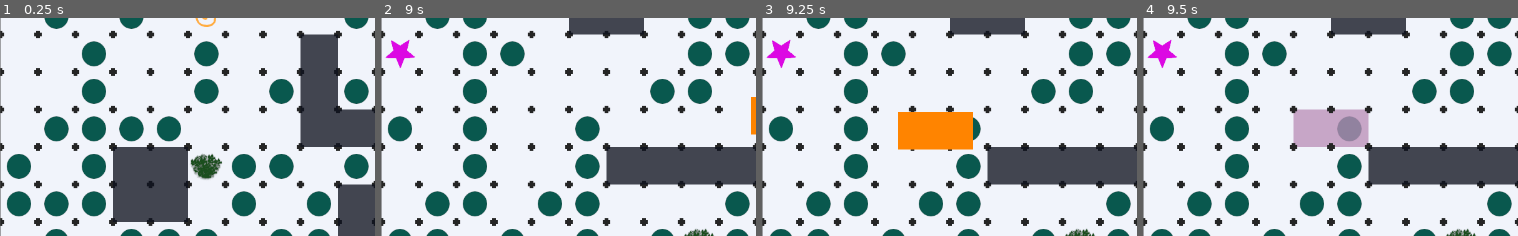
Above: before the commit, frames 1-4 (left to right).
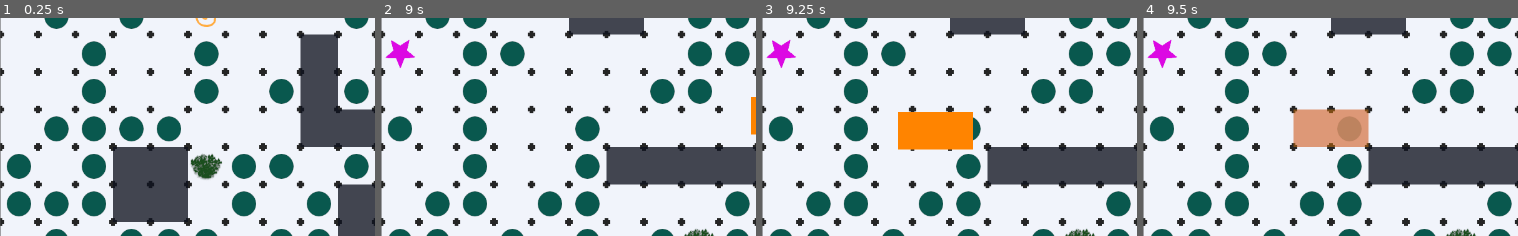
Above: after the commit, the same moments.

Repository: mDuo13/ld54
Game: Godot game, scene res://Scenes/PlayGame.tscn
Same seed, same stepped clock (60 frames per second), same inputs: the game is played once before the commit and once after it.
Inputs (mouse positions are % of the whole screen's width and height, from its top left):
- Up to frame 1 (0.25 s): no input
- Up to frame 2 (9 s): click "Next" at 0.5 s; click "Next" at 1.25 s; click "End" at 2 s; click "End" at 2.75 s; click "Next" at 3.5 s; click "End" at 4.25 s; tap Enter at 5, 6.5, 8 s; drag from (26, 52) to (60, 29) at 5.02 s; tap Space at 5.75, 7.25, 8.75 s; drag from (81, 67) to (26, 52) at 5.77 s; move the mouse to (17, 36) at 6.52 s; press the mouse at (17, 36) at 6.53 s; release the mouse at (17, 36) at 7.25 s; drag from (54, 52) to (17, 36) at 7.27 s; move the mouse to (33, 26) at 8.02 s; press the mouse at (33, 26) at 8.03 s; release the mouse at (33, 26) at 8.75 s; drag from (73, 46) to (26, 52) at 8.77 s
- Up to frame 3 (9.25 s): no input
- Up to frame 4 (9.5 s): no input
The pictures show only the part of the screen within x 1-51%, y 22-72%; the shares and areas given below are measured in that part.

Frames 1-3 are identical in both runs. In frame 4, 3.5% of the frame differs, in the area x 40-61%, y 41-60%.

Commit message:
lock pieces in place

Diff:
--- a/Scripts/piece_manager.gd
+++ b/Scripts/piece_manager.gd
@@ -22,12 +22,12 @@
 	piece_instance.set_position(coords)
 	add_child(piece_instance)
 	piece_instance.connect("piece_drop", get_node("../Plate")._on_piece_drop)
-	piece_instance.add_to_group("Pieces")
+	piece_instance.add_to_group("Unplaced Pieces")
 	return piece_instance
 
 func add_piece(piecetype:String = "") -> void:
 	# Note: this piece count doesn't work as we want if we freed pieces this frame
-	var piece_count = get_tree().get_nodes_in_group("Pieces").size()
+	var piece_count = get_tree().get_nodes_in_group("Unplaced Pieces").size()
 	var offset = Vector2(MARGIN, MARGIN + (piece_count*PIECE_HEIGHT) + (piece_count*MARGIN))
 	make_piece_at($Cart.position + offset, piecetype)
 
@@ -44,7 +44,7 @@
 
 
 func _on_pass_butt_pressed():
-	get_tree().call_group("Pieces", "queue_free")
+	get_tree().call_group("Unplaced Pieces", "queue_free")
 	make_bag()
 
 
--- a/Scripts/plate.gd
+++ b/Scripts/plate.gd
@@ -225,7 +225,10 @@
 	var _scored_specials = check_for_circled_specials()
 	#TODO: actually do score and animation stuff
 
-	piece.queue_free() #TODO: disable interactivity instead so the sprite stays
-	#get_node("../PieceManager").add_piece()
+	# snap piece's actual position & make it
+	piece.position = (Vector2i(piece.position+Vector2(30,30)) / Vector2i(60,60)) * Vector2i(60,60) #TODO: fix magic numbers
+	piece.input_pickable = false
+	piece.modulate.a = 0.4 # temp, for visibility
+	piece.remove_from_group("Unplaced Pieces")
 
 	print(pos, piece)
Not shown, changed: rr-todo.txt
